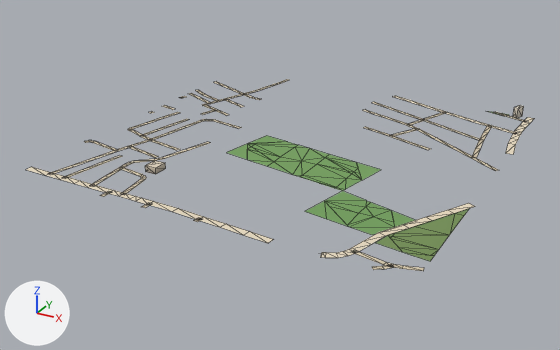
A saved change to the glTF model public/assets/bengaluru-region-v1/tiles/t3_-30-l1.glb.
Before and after are seen from a 50 mm lens placed at (2185.0, -15594.0, 372.0), pointed at (1737.0, -14778.0, -35.0). Lighting does not change. The marker at lower left points along +X, +Y and +Z. The picture after the commit comes second. Mesh edges are drawn as thin lines. Vertices at exactly the same position are counted once.

In view in the first picture: 'building', 'ground'.
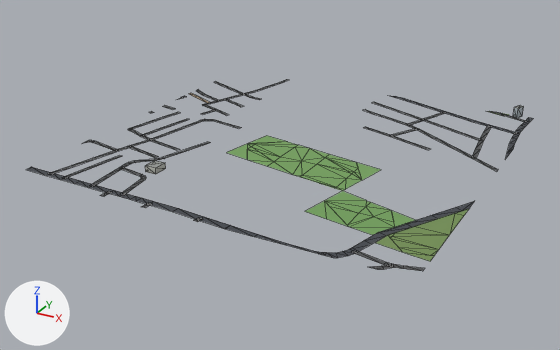
Pixel boxes (x1, y1, x2, y2) of what changed, in the pictures (560 x 350 px; the box of a moved part takes in the faces that stretch with it):
'ground', reshaped: before (26, 79, 534, 271); after (26, 79, 533, 271)
part 1 of me_building, recoloured: (145, 105, 524, 174) in both
part 2 of me_ground, rebuilt (16% taller): before (506, 117, 534, 154); after (505, 117, 533, 160)
part 3 of me_ground, moved or reshaped: before (26, 79, 527, 271); after (26, 79, 528, 271)
part 4 of me_ground, recoloured: (46, 81, 527, 271) in both

Edits to the bpy script that builds the scene:
```text
Change me_building:
    used by ob_building; location = (1500.0, -15000.0, 0.0)
    remove me_building.from_pydata(...)  # 16 vertices, 20 faces; spans x 129.0..480.0, y 81.0..507.0, z 0.0..15.0
    add me_building.from_pydata(...)  # 16 vertices, 24 faces; spans x 129.0..480.0, y 81.0..507.0, z 0.0..15.0
    me_building part 1: 20 kept faces spanning x 129.0..480.0, y 81.0..507.0, z 0.0..15.0 get new vertex colours
    edits to the shape of me_building do not show in these pictures
Change me_ground:
    used by ob_ground; location = (1500.0, -15000.0, 0.0)
    remove me_ground.from_pydata(...)  # 502 vertices, 434 faces; spans x -3.0..505.0, y -5.0..504.0, z 1.0
    add me_ground.from_pydata(...)  # 508 vertices, 442 faces; spans x 0.0..500.0, y 0.0..500.0, z 1.0
    me_ground part 2: the loose piece of 16 vertices spanning x 485.0..505.0, y 346.0..500.0, z 1.0 is rebuilt with 18 vertices and now spans x 487.0..500.0, y 325.0..500.0, z 1.0
    me_ground part 3
    38 vertices are removed from x -3.0..504.0, y -5.0..504.0, z 1.0
    52 faces are deleted
    24 vertices move from x -3.0..501.0, y 1.0..504.0, z 1.0 to x 0.0..500.0, y 0.0..500.0, z 1.0
    42 vertices are added at x 0.0..500.0, y 0.0..500.0, z 1.0
    58 new faces join them
    me_ground part 4: 282 kept faces spanning x 0.0..500.0, y 0.0..500.0, z 1.0 get new vertex colours; the middle colour goes from beige #d7c9ae to dark grey #535556
```
